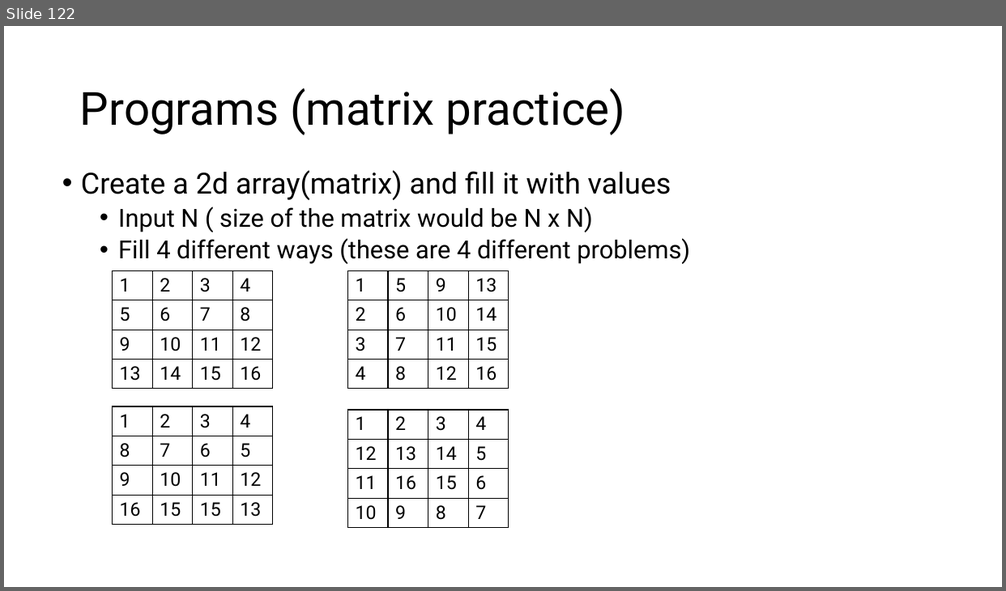
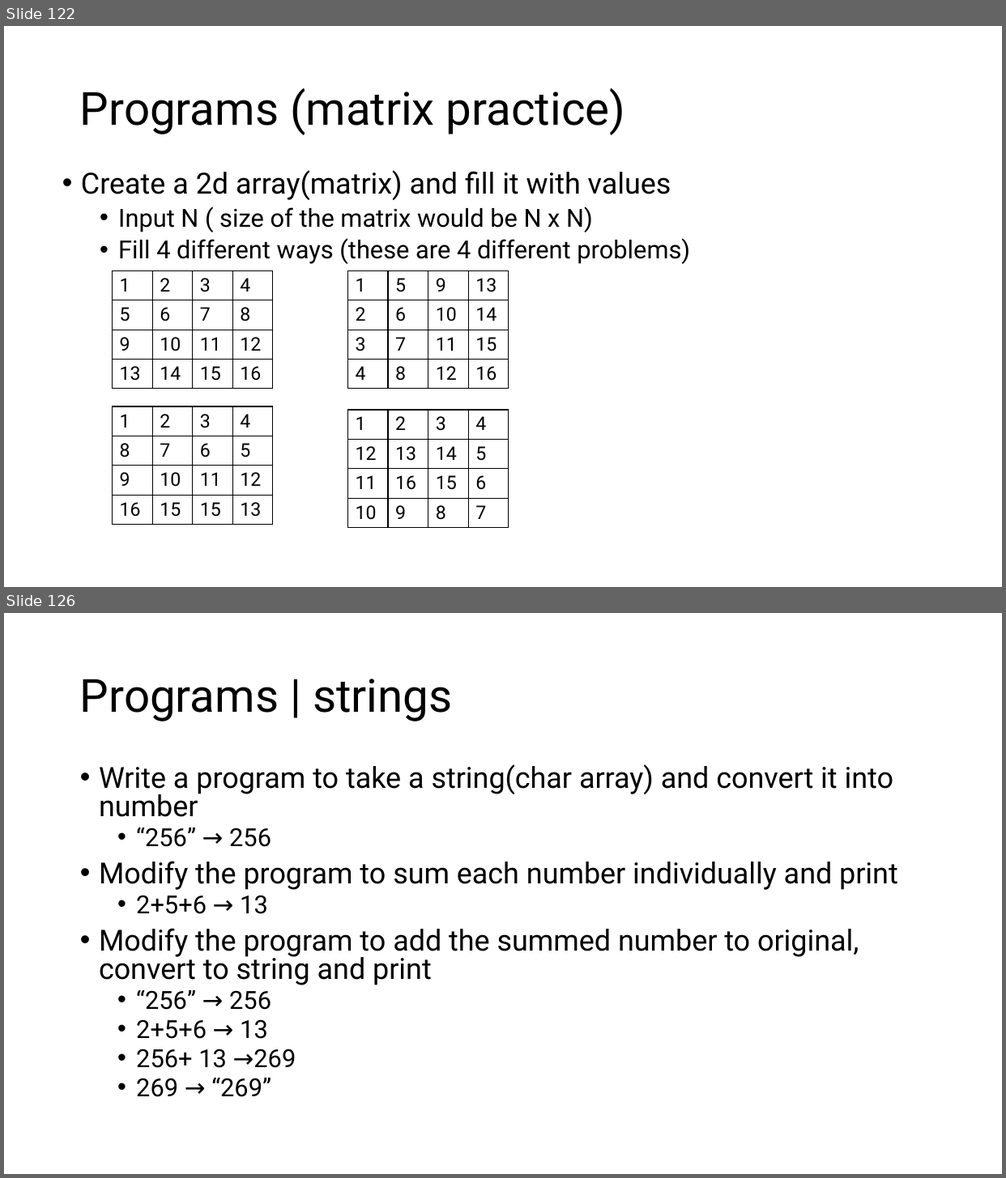
Before and after one commit to MoklaEducation/ems_winter_2025_acsl101, a slide deck: all/ExploringCSConceptsViaACSLCompetitions_all.pptx. Shown one above the other, each under a label of ours: slide 122 before the commit, slides 122 and 126 after it; the slides between them are not shown. The pictures are 1006x591 and 1006x1178 pixels, drawn with LibreOffice and Linux fonts; fonts in the diff are those of the drawing. Boxes give left, top, right and bottom in pixels: in the first picture for what was removed or moved away, otherwise in the second. Text is boxed around its words. In the diff, an @@ line names an element or a change of style, - is before the commit and + after.

Commit message:
graph,gate,program

```diff
--- a/all/ExploringCSConceptsViaACSLCompetitions_all.pptx
+++ b/all/ExploringCSConceptsViaACSLCompetitions_all.pptx
@@ slide 126 added at (x1=4, y1=613, x2=1002, y2=1174), background #FFFFFF @@
@@ title added at (x1=80, y1=679, x2=452, y2=722), 44 pt, text #000000 @@
+Programs | strings
@@ text added at (x1=99, y1=764, x2=898, y2=1097), 28 pt, text #000000 @@
+• Write a program to take a string(char array) and convert it into number
+  • “256” → 256
+• Modify the program to sum each number individually and print
+  • 2+5+6 → 13
+• Modify the program to add the summed number to original, convert to string and print
+  • “256” → 256
+  • 2+5+6 → 13
+  • 256+ 13 →269
+  • 269 → “269”
```
Also in this commit, not shown: 3 other slides added, 1 other file.
